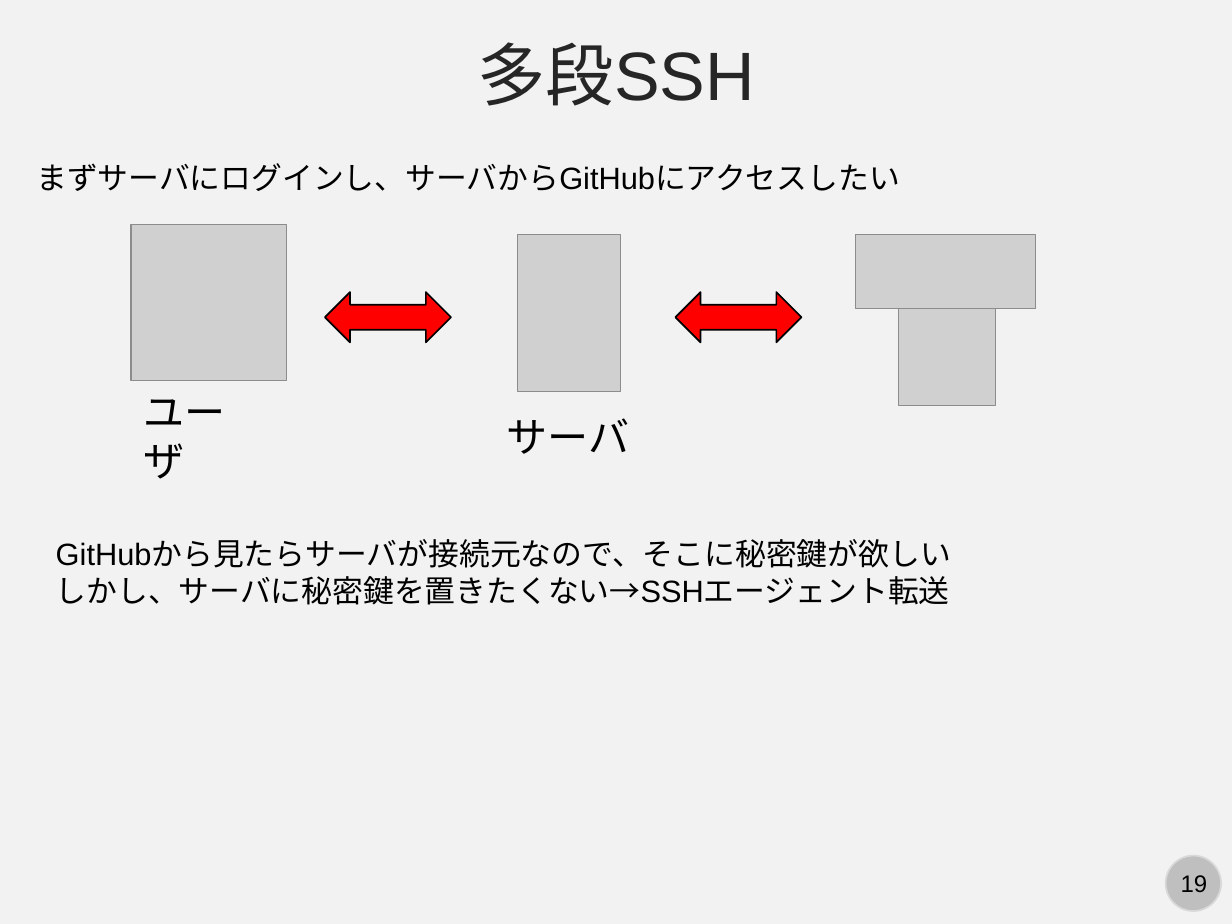
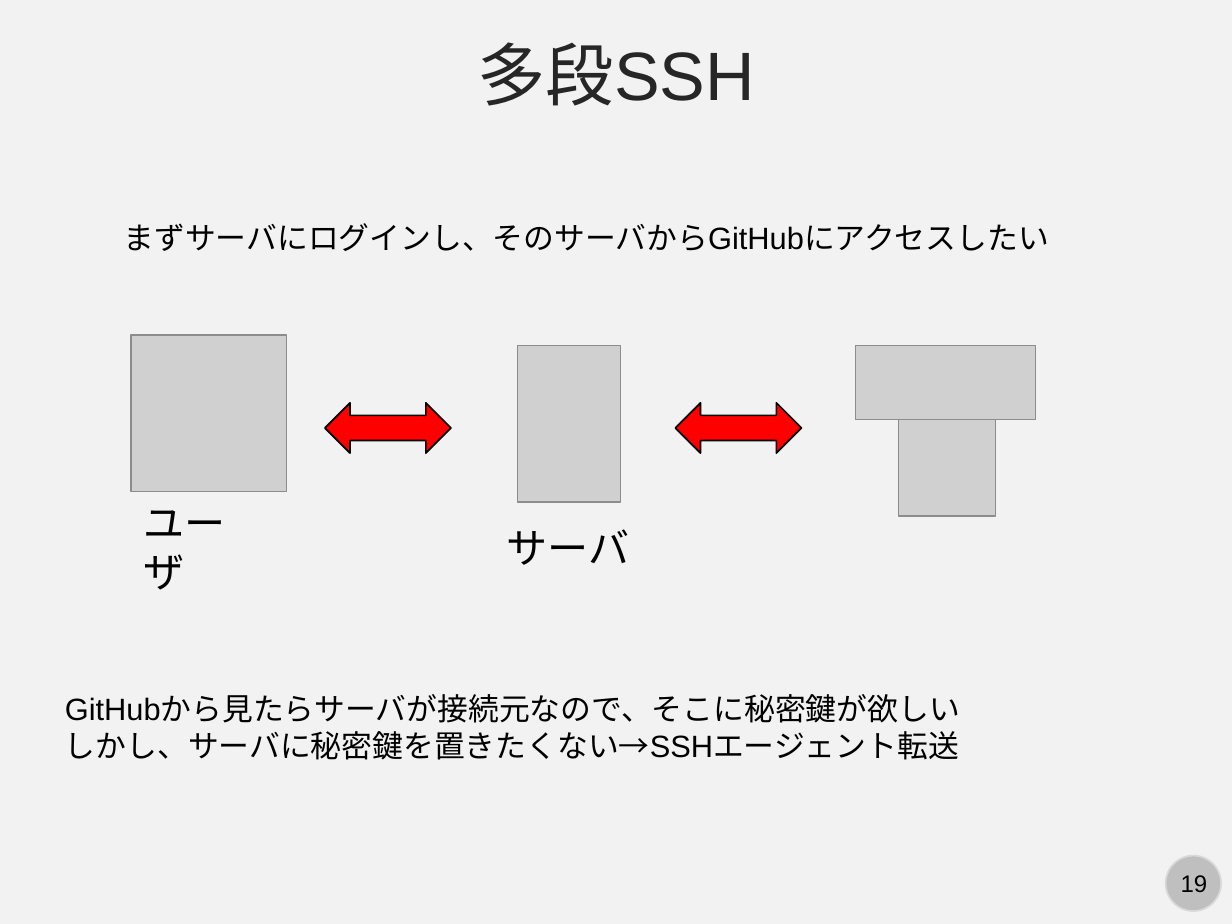
Before and after one commit to kaityo256/lab_startup, a slide deck: slide 19 of ssh/ssh.pptx. Drawn at 1232x924 pixels with LibreOffice and Linux fonts; fonts in the diff are those of the drawing; grey boxes stand for pictures. Boxes give left, top, right and bottom in pixels: in the first picture for what was removed or moved away, otherwise in the second. Text is boxed around its words. In the diff, an @@ line names an element or a change of style, - is before the commit and + after.

```diff
--- a/ssh/ssh.pptx
+++ b/ssh/ssh.pptx
@@ text at bbox=[124, 223, 1049, 251]: text changed @@
-まずサーバにログインし、サーバからGitHubにアクセスしたい
+まずサーバにログインし、そのサーバからGitHubにアクセスしたい
@@ 4 pictures, 2 texts, 2 left right arrows: place and size @@
-4 pictures, 2 texts, 2 left right arrows at bbox=[131, 224, 1035, 479]
+4 pictures, 2 texts, 2 left right arrows at bbox=[131, 335, 1035, 590]
@@ text "GitHubから見たらサーバが接続元なので、そこに秘密鍵が欲しい": place and size @@
-text "GitHubから見たらサーバが接続元なので、そこに秘密鍵が欲しい" at bbox=[56, 540, 951, 605]
+text "GitHubから見たらサーバが接続元なので、そこに秘密鍵が欲しい" at bbox=[65, 696, 960, 760]
```
Also in this commit, not shown: 5 other slides changed, 1 other file.
